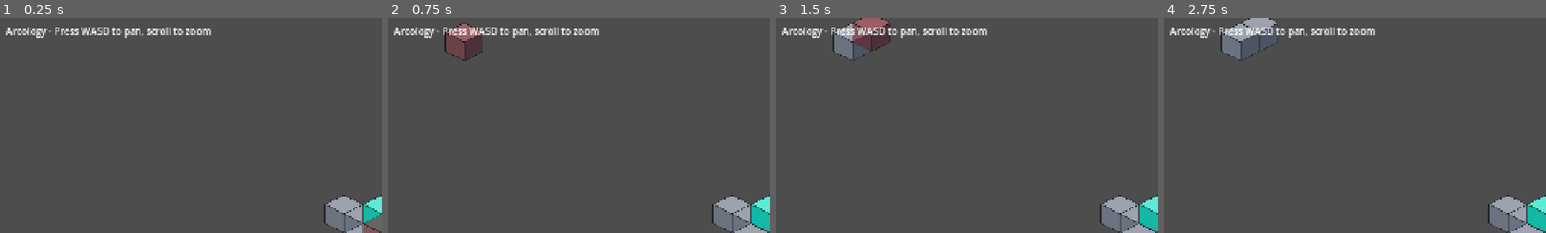
Above: before the commit, frames 1-4 (left to right).
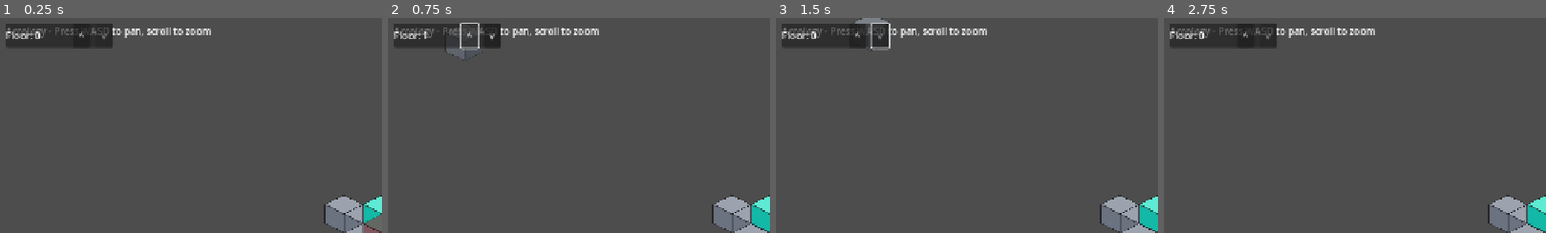
Above: after the commit, the same moments.

Repository: thoughtpunch/arcology-game
Game: Godot game, scene res://scenes/main.tscn
Two runs of this game, one before a commit and one after it. Both use one fixed random seed, a clock stepped at 60 frames per second and the inputs below.
Inputs (mouse positions are % of the whole screen's width and height, from its top left):
- Up to frame 1 (0.25 s): no input
- Up to frame 2 (0.75 s): click (11, 4) at 0.5 s, where only the run after the commit has a clickable "^"
- Up to frame 3 (1.5 s): click (14, 4) at 1.25 s, where only the run after the commit has a clickable "v"
- Up to frame 4 (2.75 s): click "1: Corridor" at 2 s
The pictures show only the part of the screen within x 0-50%, y 0-50%; the shares and areas given below are measured in that part.

The runs differ from the first frame. In frame 1, 3.0% of the frame differs, in the area x 1-30%, y 2-15%; in frame 2, 3.2%; in frame 3, 3.4%, in the area x 1-30%, y 0-20%; in frame 4, 3.3%.

Commit message:
feat: arcology-y6e.1 - Add floor selector UI
- GameState autoload for centralized floor state management
- FloorSelector UI with floor label and up/down buttons
- PageUp/PageDown keyboard shortcuts for floor changes
- InputHandler now reads current_floor from GameState
- Unit tests for GameState and FloorSelector

Co-Authored-By: Claude Opus 4.5 <noreply@anthropic.com>

Diff:
--- a/project.godot
+++ b/project.godot
@@ -18,6 +18,7 @@
 [autoload]
 
 BlockRegistry="*res://src/core/block_registry.gd"
+GameState="*res://src/core/game_state.gd"
 
 [display]
 
--- /dev/null
+++ b/src/core/game_state.gd
@@ -0,0 +1,40 @@
+extends Node
+## GameState singleton - centralized game state management
+## Holds floor state, game clock, and other shared state
+
+signal floor_changed(new_floor: int)
+
+# Floor constraints
+const MIN_FLOOR: int = 0
+const MAX_FLOOR: int = 10
+
+# Current floor state
+var current_floor: int = 0
+
+
+## Change the current floor, clamped to valid range
+func set_floor(floor_num: int) -> void:
+	var new_floor := clampi(floor_num, MIN_FLOOR, MAX_FLOOR)
+	if new_floor != current_floor:
+		current_floor = new_floor
+		floor_changed.emit(current_floor)
+
+
+## Go up one floor
+func floor_up() -> void:
+	set_floor(current_floor + 1)
+
+
+## Go down one floor
+func floor_down() -> void:
+	set_floor(current_floor - 1)
+
+
+## Check if can go up
+func can_go_up() -> bool:
+	return current_floor < MAX_FLOOR
+
+
+## Check if can go down
+func can_go_down() -> bool:
+	return current_floor > MIN_FLOOR
--- a/src/core/input_handler.gd
+++ b/src/core/input_handler.gd
@@ -13,7 +13,6 @@
 var ghost_container: Node2D  # Parent node for ghost sprite
 
 # State
-var current_floor: int = 0
 var selected_block_type: String = "corridor"
 var _ghost_sprite: Sprite2D
 var _texture_cache: Dictionary = {}
@@ -139,8 +138,19 @@
 	# Convert screen position to world position (accounting for camera transform)
 	var world_pos := camera.get_canvas_transform().affine_inverse() * mouse_pos
 
+	# Get current floor from GameState
+	var current_floor := _get_current_floor()
+
 	# Convert to grid
 	return grid.screen_to_grid(world_pos, current_floor)
+
+
+## Get current floor from GameState autoload
+func _get_current_floor() -> int:
+	var game_state = get_tree().get_root().get_node_or_null("/root/GameState")
+	if game_state:
+		return game_state.current_floor
+	return 0
 
 
 ## Check if all required references are set
@@ -156,11 +166,6 @@
 		selection_changed.emit(type)
 
 
-## Change the current floor for placement
-func set_current_floor(floor_num: int) -> void:
-	current_floor = floor_num
-
-
 ## Update ghost sprite texture to match selected block type
 func _update_ghost_texture() -> void:
 	if _ghost_sprite == null:
--- a/src/core/main.gd
+++ b/src/core/main.gd
@@ -15,6 +15,7 @@
 var block_renderer: BlockRenderer
 var input_handler: InputHandler
 var block_picker: BlockPicker
+var floor_selector: FloorSelector
 
 
 func _ready() -> void:
@@ -22,6 +23,7 @@
 	_setup_grid()
 	_setup_input_handler()
 	_setup_block_picker()
+	_setup_floor_selector()
 	_place_test_blocks()
 
 
@@ -79,6 +81,21 @@
 func _on_block_type_selected(block_type: String) -> void:
 	input_handler.set_selected_block_type(block_type)
 	print("Selected block type: %s" % block_type)
+
+
+func _setup_floor_selector() -> void:
+	# Create floor selector UI
+	floor_selector = FloorSelector.new()
+	ui_layer.add_child(floor_selector)
+
+	# Connect to floor change events
+	floor_selector.floor_change_requested.connect(_on_floor_changed)
+
+	print("Floor selector ready. PageUp/PageDown to change floors.")
+
+
+func _on_floor_changed(new_floor: int) -> void:
+	print("Current floor: %d" % new_floor)
 
 
 func _place_test_blocks() -> void:
--- /dev/null
+++ b/src/ui/floor_selector.gd
@@ -0,0 +1,125 @@
+class_name FloorSelector
+extends Control
+## UI panel for selecting and displaying the current floor
+## Shows floor number with up/down buttons and handles keyboard shortcuts
+
+signal floor_change_requested(new_floor: int)
+
+# UI components
+var _panel: PanelContainer
+var _floor_label: Label
+var _up_button: Button
+var _down_button: Button
+
+
+func _ready() -> void:
+	_setup_ui()
+	# Defer connection to ensure GameState autoload is ready
+	call_deferred("_connect_to_game_state")
+
+
+func _setup_ui() -> void:
+	# Position at top-left corner
+	anchor_left = 0.0
+	anchor_top = 0.0
+	offset_left = 10
+	offset_top = 10
+	custom_minimum_size = Vector2(180, 40)
+
+	# Create panel
+	_panel = PanelContainer.new()
+	_panel.set_anchors_preset(Control.PRESET_FULL_RECT)
+	add_child(_panel)
+
+	# Create horizontal container for layout
+	var hbox := HBoxContainer.new()
+	hbox.add_theme_constant_override("separation", 8)
+	_panel.add_child(hbox)
+
+	# Floor label
+	_floor_label = Label.new()
+	_floor_label.text = "Floor: 0"
+	_floor_label.horizontal_alignment = HORIZONTAL_ALIGNMENT_LEFT
+	_floor_label.size_flags_horizontal = Control.SIZE_EXPAND_FILL
+	_floor_label.custom_minimum_size = Vector2(80, 0)
+	hbox.add_child(_floor_label)
+
+	# Up button
+	_up_button = Button.new()
+	_up_button.text = "^"
+	_up_button.tooltip_text = "Go up (PageUp)"
+	_up_button.custom_minimum_size = Vector2(30, 30)
+	_up_button.pressed.connect(_on_up_pressed)
+	hbox.add_child(_up_button)
+
+	# Down button
+	_down_button = Button.new()
+	_down_button.text = "v"
+	_down_button.tooltip_text = "Go down (PageDown)"
+	_down_button.custom_minimum_size = Vector2(30, 30)
+	_down_button.pressed.connect(_on_down_pressed)
+	hbox.add_child(_down_button)
+
+
+func _connect_to_game_state() -> void:
+	var game_state = get_tree().get_root().get_node_or_null("/root/GameState")
+	if game_state == null:
+		push_warning("FloorSelector: GameState not found")
+		return
+
+	# Connect to floor_changed signal
+	game_state.floor_changed.connect(_on_floor_changed)
+
+	# Initialize display with current floor
+	_update_display(game_state.current_floor)
+	_update_button_states()
+
+
+func _on_up_pressed() -> void:
+	var game_state = get_tree().get_root().get_node_or_null("/root/GameState")
+	if game_state:
+		game_state.floor_up()
+
+
+func _on_down_pressed() -> void:
+	var game_state = get_tree().get_root().get_node_or_null("/root/GameState")
+	if game_state:
+		game_state.floor_down()
+
+
+func _on_floor_changed(new_floor: int) -> void:
+	_update_display(new_floor)
+	_update_button_states()
+	floor_change_requested.emit(new_floor)
+
+
+func _update_display(floor_num: int) -> void:
+	_floor_label.text = "Floor: %d" % floor_num
+
+
+func _update_button_states() -> void:
+	var game_state = get_tree().get_root().get_node_or_null("/root/GameState")
+	if game_state == null:
+		return
+
+	_up_button.disabled = not game_state.can_go_up()
+	_down_button.disabled = not game_state.can_go_down()
+
+
+func _unhandled_input(event: InputEvent) -> void:
+	if not event is InputEventKey:
+		return
+
+	if not event.pressed or event.echo:
+		return
+
+	var key := event as InputEventKey
+
+	# Handle PageUp/PageDown for floor changes
+	match key.keycode:
+		KEY_PAGEUP:
+			_on_up_pressed()
+			get_viewport().set_input_as_handled()
+		KEY_PAGEDOWN:
+			_on_down_pressed()
+			get_viewport().set_input_as_handled()
--- /dev/null
+++ b/test/test_floor_selector.gd
@@ -0,0 +1,34 @@
+extends SceneTree
+## Unit tests for FloorSelector
+
+var floor_selector: Control
+
+
+func _init() -> void:
+	print("Testing FloorSelector...")
+	_test_class_exists()
+	_test_creation()
+	_test_ui_components()
+	print("FloorSelector tests PASSED")
+	quit()
+
+
+func _test_class_exists() -> void:
+	# Verify the class loads
+	var script = load("res://src/ui/floor_selector.gd")
+	assert(script != null, "FloorSelector script should load")
+	print("  class_exists: OK")
+
+
+func _test_creation() -> void:
+	# Create instance
+	floor_selector = FloorSelector.new()
+	assert(floor_selector != null, "FloorSelector instance should be created")
+	assert(floor_selector is Control, "FloorSelector should extend Control")
+	print("  creation: OK")
+
+
+func _test_ui_components() -> void:
+	# We can't fully test UI without scene tree, but we can check signals exist
+	assert(floor_selector.has_signal("floor_change_requested"), "Should have floor_change_requested signal")
+	print("  ui_components: OK")
--- /dev/null
+++ b/test/test_game_state.gd
@@ -0,0 +1,131 @@
+extends SceneTree
+## Unit tests for GameState
+
+var game_state: Node
+
+
+func _init() -> void:
+	print("Testing GameState...")
+	_setup()
+	_test_initial_state()
+	_test_set_floor()
+	_test_floor_up()
+	_test_floor_down()
+	_test_floor_limits()
+	_test_can_go_up_down()
+	_test_signal_emission()
+	print("GameState tests PASSED")
+	quit()
+
+
+func _setup() -> void:
+	# Load the GameState script
+	var GameStateScript = load("res://src/core/game_state.gd")
+	game_state = GameStateScript.new()
+
+
+func _test_initial_state() -> void:
+	# Initial floor should be 0
+	assert(game_state.current_floor == 0, "Initial floor should be 0")
+	print("  initial state: OK")
+
+
+func _test_set_floor() -> void:
+	# Set to floor 5
+	game_state.set_floor(5)
+	assert(game_state.current_floor == 5, "Floor should be 5")
+
+	# Set to floor 3
+	game_state.set_floor(3)
+	assert(game_state.current_floor == 3, "Floor should be 3")
+
+	# Reset
+	game_state.set_floor(0)
+	print("  set_floor: OK")
+
+
+func _test_floor_up() -> void:
+	game_state.set_floor(0)
+
+	game_state.floor_up()
+	assert(game_state.current_floor == 1, "Floor should be 1 after floor_up")
+
+	game_state.floor_up()
+	assert(game_state.current_floor == 2, "Floor should be 2 after another floor_up")
+
+	game_state.set_floor(0)
+	print("  floor_up: OK")
+
+
+func _test_floor_down() -> void:
+	game_state.set_floor(5)
+
+	game_state.floor_down()
+	assert(game_state.current_floor == 4, "Floor should be 4 after floor_down")
+
+	game_state.floor_down()
+	assert(game_state.current_floor == 3, "Floor should be 3 after another floor_down")
+
+	game_state.set_floor(0)
+	print("  floor_down: OK")
+
+
+func _test_floor_limits() -> void:
+	# Test max limit
+	game_state.set_floor(10)
+	assert(game_state.current_floor == 10, "Floor should be 10 (max)")
+
+	game_state.set_floor(15)
+	assert(game_state.current_floor == 10, "Floor should clamp to 10 (max)")
+
+	game_state.floor_up()
+	assert(game_state.current_floor == 10, "Floor should stay at 10 when at max")
+
+	# Test min limit
+	game_state.set_floor(0)
+	assert(game_state.current_floor == 0, "Floor should be 0 (min)")
+
+	game_state.set_floor(-5)
+	assert(game_state.current_floor == 0, "Floor should clamp to 0 (min)")
+
+	game_state.floor_down()
+	assert(game_state.current_floor == 0, "Floor should stay at 0 when at min")
+
+	print("  floor_limits: OK")
+
+
+func _test_can_go_up_down() -> void:
+	# At floor 0: can go up, cannot go down
+	game_state.set_floor(0)
+	assert(game_state.can_go_up() == true, "Should be able to go up from floor 0")
+	assert(game_state.can_go_down() == false, "Should NOT be able to go down from floor 0")
+
+	# At floor 5: can go both
+	game_state.set_floor(5)
+	assert(game_state.can_go_up() == true, "Should be able to go up from floor 5")
+	assert(game_state.can_go_down() == true, "Should be able to go down from floor 5")
+
+	# At floor 10: cannot go up, can go down
+	game_state.set_floor(10)
+	assert(game_state.can_go_up() == false, "Should NOT be able to go up from floor 10")
+	assert(game_state.can_go_down() == true, "Should be able to go down from floor 10")
+
+	game_state.set_floor(0)
+	print("  can_go_up_down: OK")
+
+
+func _test_signal_emission() -> void:
+	# Test that signal exists and can be connected
+	assert(game_state.has_signal("floor_changed"), "Should have floor_changed signal")
+
+	# Test signal connection count increases
+	var callback := func(_floor_num: int) -> void:
+		pass
+
+	var initial_count: int = game_state.floor_changed.get_connections().size()
+	game_state.floor_changed.connect(callback)
+	var after_count: int = game_state.floor_changed.get_connections().size()
+	assert(after_count == initial_count + 1, "Signal connection count should increase")
+
+	game_state.floor_changed.disconnect(callback)
+	print("  signal_emission: OK")
Not shown, changed: .beads/issues.jsonl
